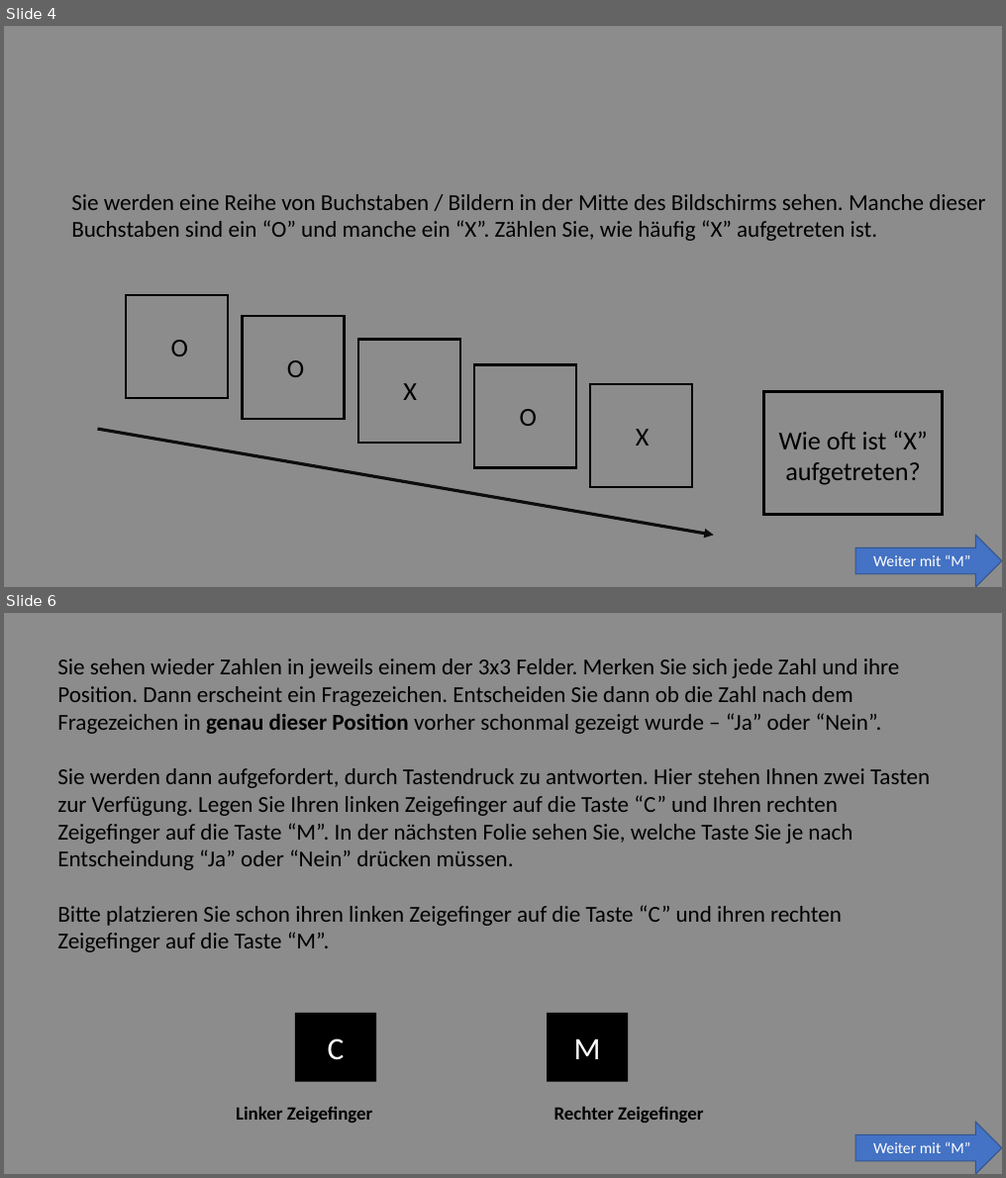
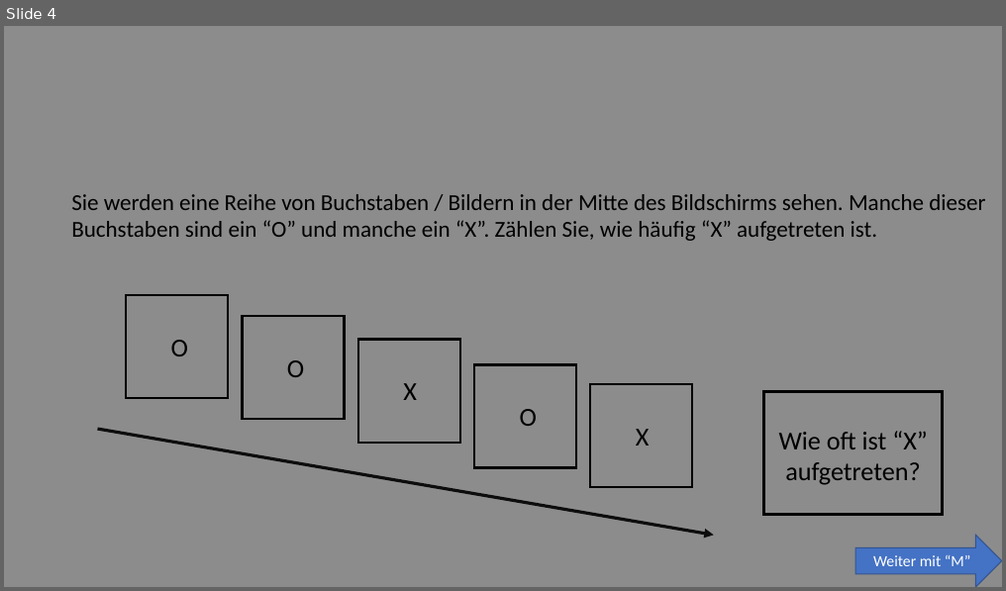
Before and after one commit to SLesche/oddball-task, a slide deck: instructions/instruction_slides.pptx. Shown one above the other, each under a label of ours: slides 4 and 6 before the commit, slide 4 after it; the slides between them are not shown. The pictures are 1006x1178 and 1006x591 pixels, drawn with LibreOffice and Linux fonts; fonts in the diff are those of the drawing. Boxes give left, top, right and bottom in pixels: in the first picture for what was removed or moved away, otherwise in the second. Text is boxed around its words. In the diff, an @@ line names an element or a change of style, - is before the commit and + after.

```diff
--- a/instructions/instruction_slides.pptx
+++ b/instructions/instruction_slides.pptx
@@ slide 6 removed at <box>4,613,1002,1174</box>, background #8C8C8C @@
@@ text removed at <box>57,659,930,953</box> @@
-Sie sehen wieder Zahlen in jeweils einem der 3x3 Felder. Merken Sie sich jede Zahl und ihre Position. Dann erscheint ein Fragezeichen. Entscheiden Sie dann ob die Zahl nach dem Fragezeichen in genau dieser Position vorher schonmal gezeigt wurde – “Ja” oder “Nein”.
-Sie werden dann aufgefordert, durch Tastendruck zu antworten. Hier stehen Ihnen zwei Tasten zur Verfügung. Legen Sie Ihren linken Zeigefinger auf die Taste “C” und Ihren rechten Zeigefinger auf die Taste “M”. In der nächsten Folie sehen Sie, welche Taste Sie je nach Entscheindung “Ja” oder “Nein” drücken müssen.
-Bitte platzieren Sie schon ihren linken Zeigefinger auf die Taste “C” und ihren rechten Zeigefinger auf die Taste “M”.
@@ rectangle removed at <box>295,1013,377,1081</box> @@
-C
@@ rectangle removed at <box>547,1013,629,1081</box> @@
-M
@@ text removed at <box>236,1107,373,1123</box> @@
-Linker Zeigefinger
@@ text removed at <box>554,1107,704,1123</box> @@
-Rechter Zeigefinger
@@ right arrow removed at <box>856,1122,1002,1174</box> @@
-Weiter mit “M”
```
Also in this commit, not shown: 17 other slides removed.
